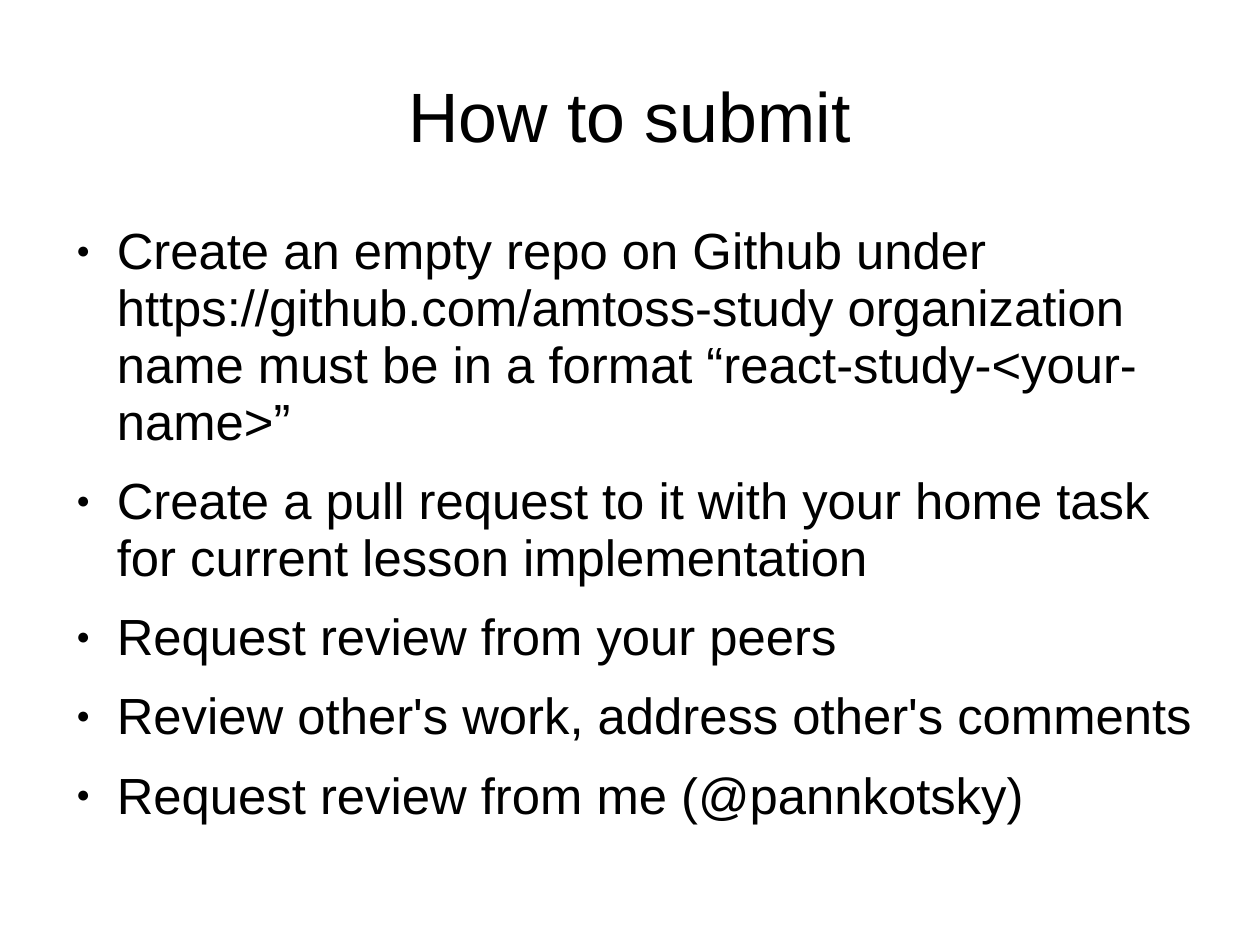
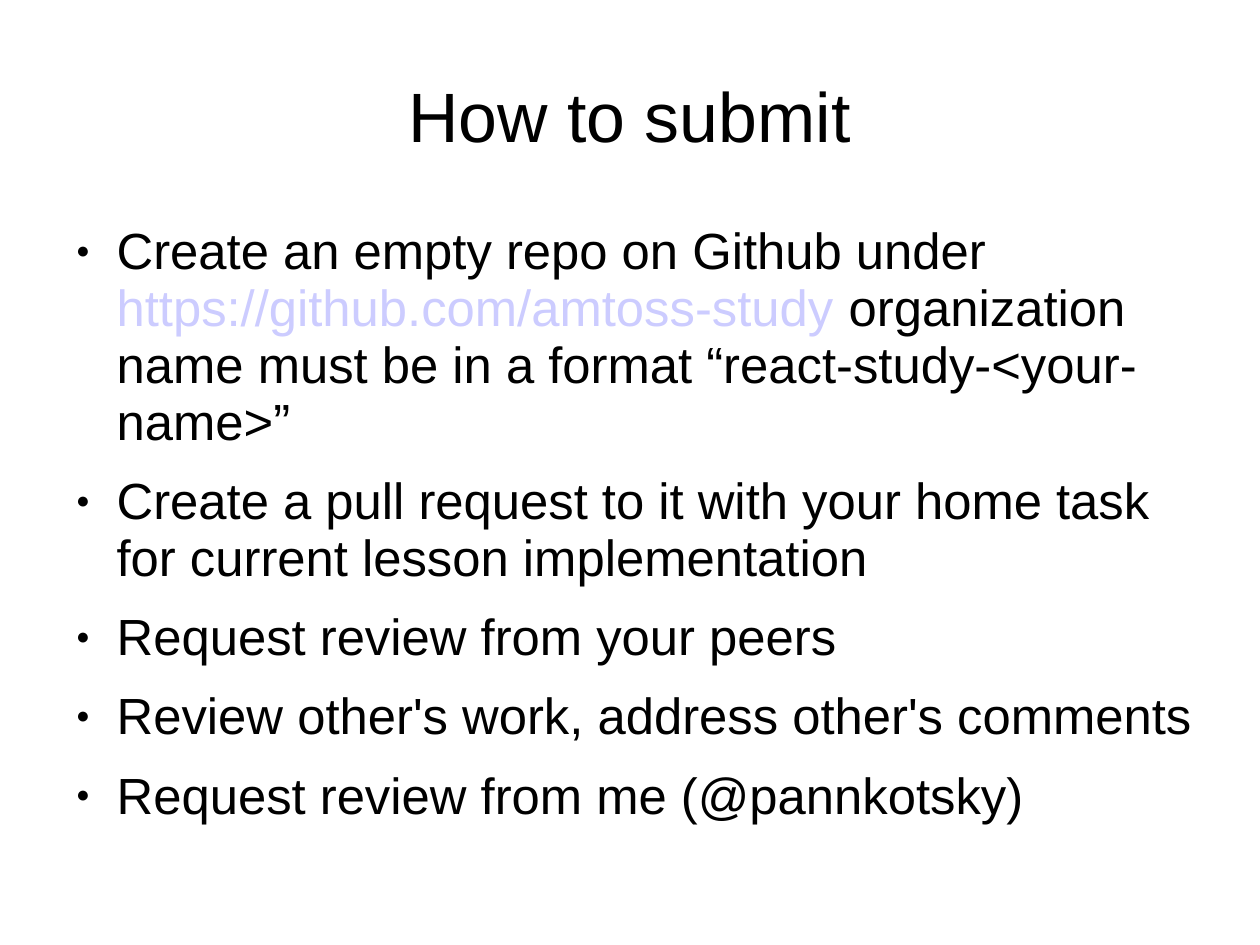
Before and after one commit to amtoss-study/react-demo, a slide deck: slide 8 of materials/Lesson1.ppt. Drawn at 1260x945 pixels with LibreOffice and Linux fonts; fonts in the diff are those of the drawing. Boxes give left, top, right and bottom in pixels: in the first picture for what was removed or moved away, otherwise in the second. Text is boxed around its words. In the diff, an @@ line names an element or a change of style, - is before the commit and + after.

```diff
--- a/materials/Lesson1.ppt
+++ b/materials/Lesson1.ppt
@@ text "Create an empty repo on ..." at (117, 232, 1191, 824): text colour #000000 to #CCCCFF in "https://github.com/amtoss-study" @@
```
Also in this commit, not shown: 3 other slides changed.
